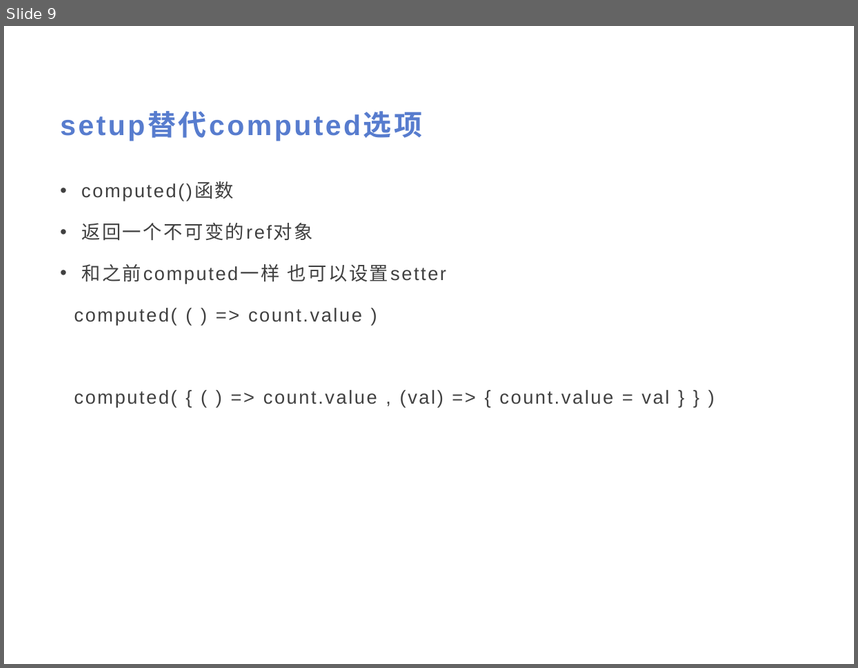
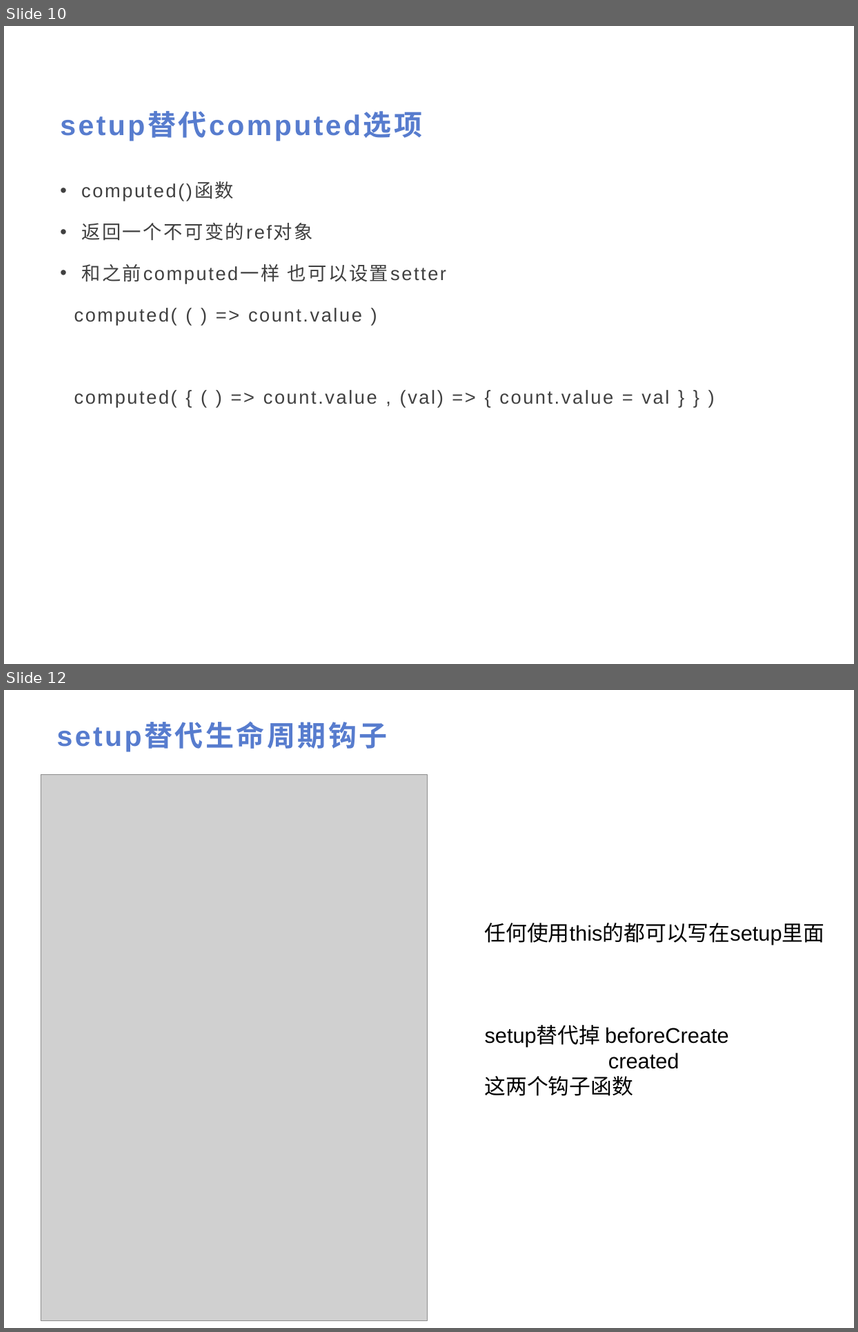
Before and after one commit to Yukon123/HelloVue3, a slide deck: Vue3.pptx. Shown one above the other, each under a label of ours: slide 9 before the commit, slides 10 and 12 after it; the slides between them are not shown. The pictures are 858x668 and 858x1332 pixels, drawn with LibreOffice and Linux fonts; fonts in the diff are those of the drawing; grey boxes stand for pictures. Boxes give left, top, right and bottom in pixels: in the first picture for what was removed or moved away, otherwise in the second. Text is boxed around its words. In the diff, an @@ line names an element or a change of style, - is before the commit and + after.

```diff
--- a/Vue3.pptx
+++ b/Vue3.pptx
@@ slide 12 added at (x1=4, y1=690, x2=854, y2=1328), background #FFFFFF @@
@@ title added at (x1=57, y1=723, x2=388, y2=751), 24 pt, text #577CCE, bold @@
+setup替代生命周期钩子
@@ picture added at (x1=41, y1=774, x2=428, y2=1320) @@
@@ text added at (x1=485, y1=923, x2=825, y2=1096), 18 pt, text #000000 @@
+任何使用this的都可以写在setup里面
+setup替代掉 beforeCreate
+created
+这两个钩子函数
@@ what was slide 9 is now slide 10 @@
```
Also in this commit, not shown: 10 slides changed, 3 other slides added, 2 slides removed, 20 other files.
